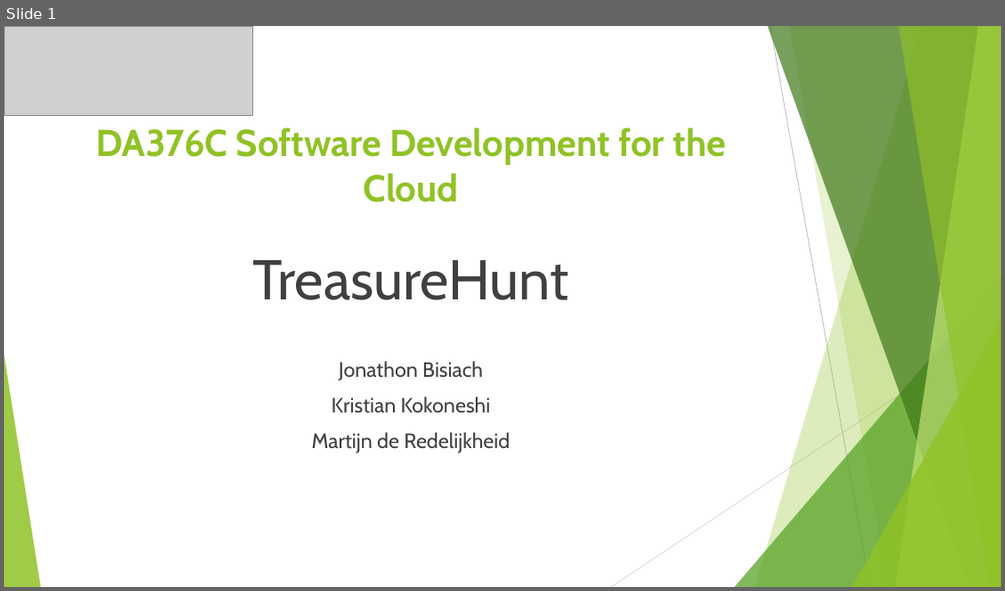
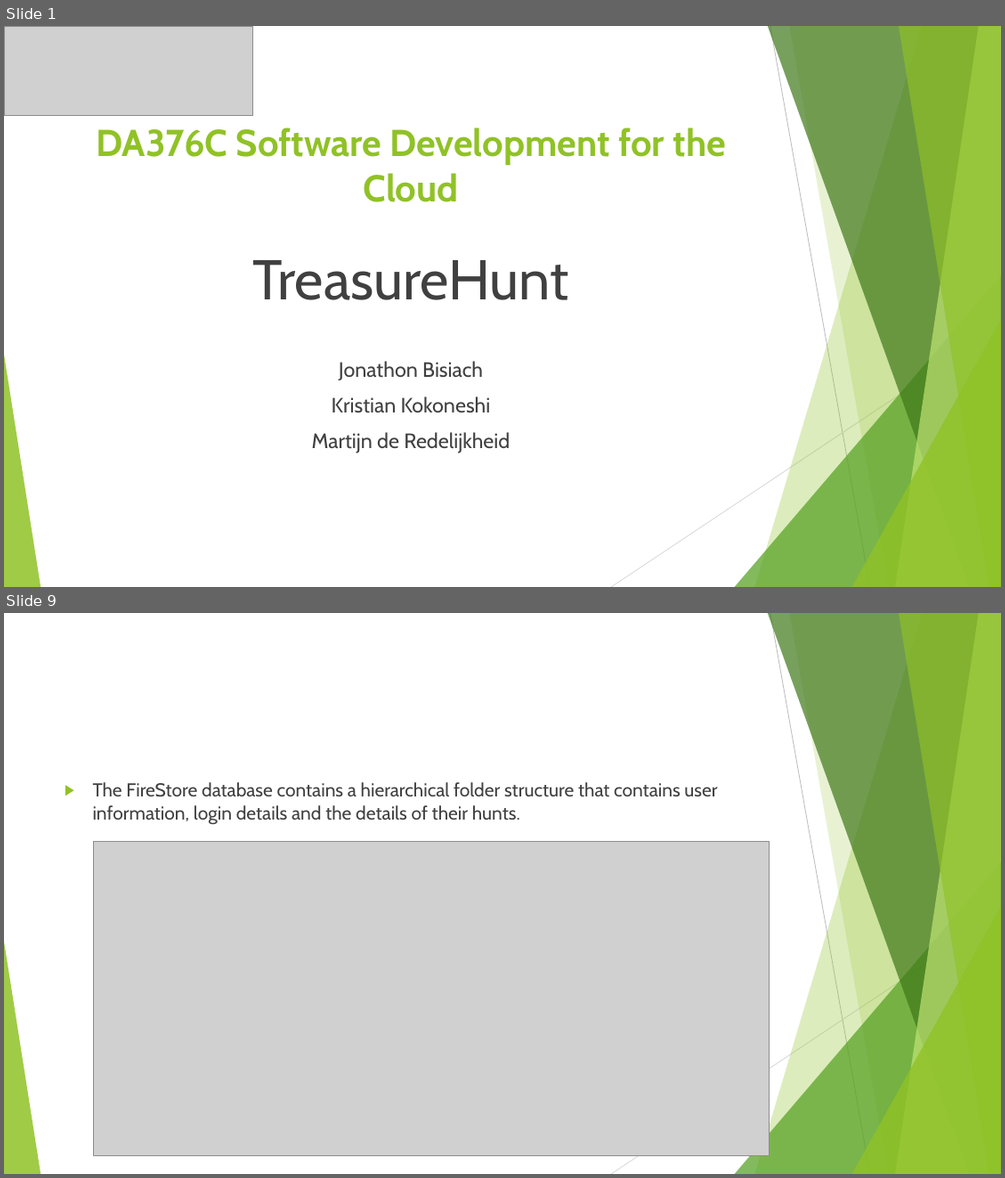
Before and after one commit to Martijn152/Cloud-Project-2020, a slide deck: Project report and presentation/TreasureHunt_Presentation.pptx. Shown one above the other, each under a label of ours: slide 1 before the commit, slides 1 and 9 after it; the slides between them are not shown. The pictures are 1005x591 and 1005x1178 pixels, drawn with LibreOffice and Linux fonts; fonts in the diff are those of the drawing; grey boxes stand for pictures. Boxes give left, top, right and bottom in pixels: in the first picture for what was removed or moved away, otherwise in the second. Text is boxed around its words. In the diff, an @@ line names an element or a change of style, - is before the commit and + after.

```diff
--- a/Project report and presentation/TreasureHunt_Presentation.pptx
+++ b/Project report and presentation/TreasureHunt_Presentation.pptx
@@ slide 9 added at (4, 613, 1001, 1174), background #FFFFFF; not listed: 10 template elements that a slide beside it also shows @@
@@ text added at (93, 782, 717, 825), 18 pt, text #404040 @@
+▶ The FireStore database contains a hierarchical folder structure that contains user information, login details and the details of their hunts.
@@ picture added at (93, 842, 769, 1156) @@
```
Also in this commit, not shown: 15 other slides added, 1 slide removed, 31 other files.
